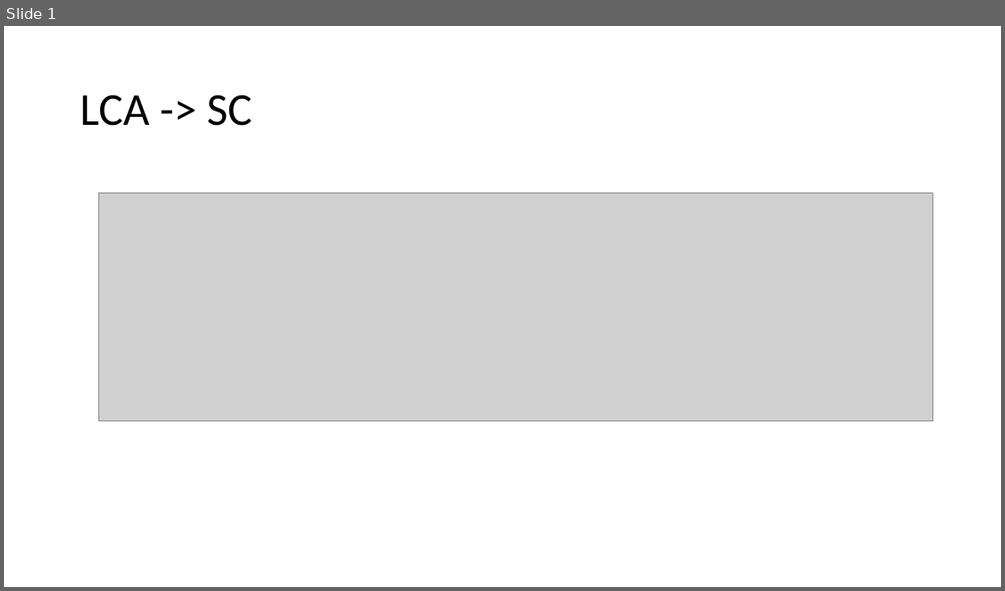
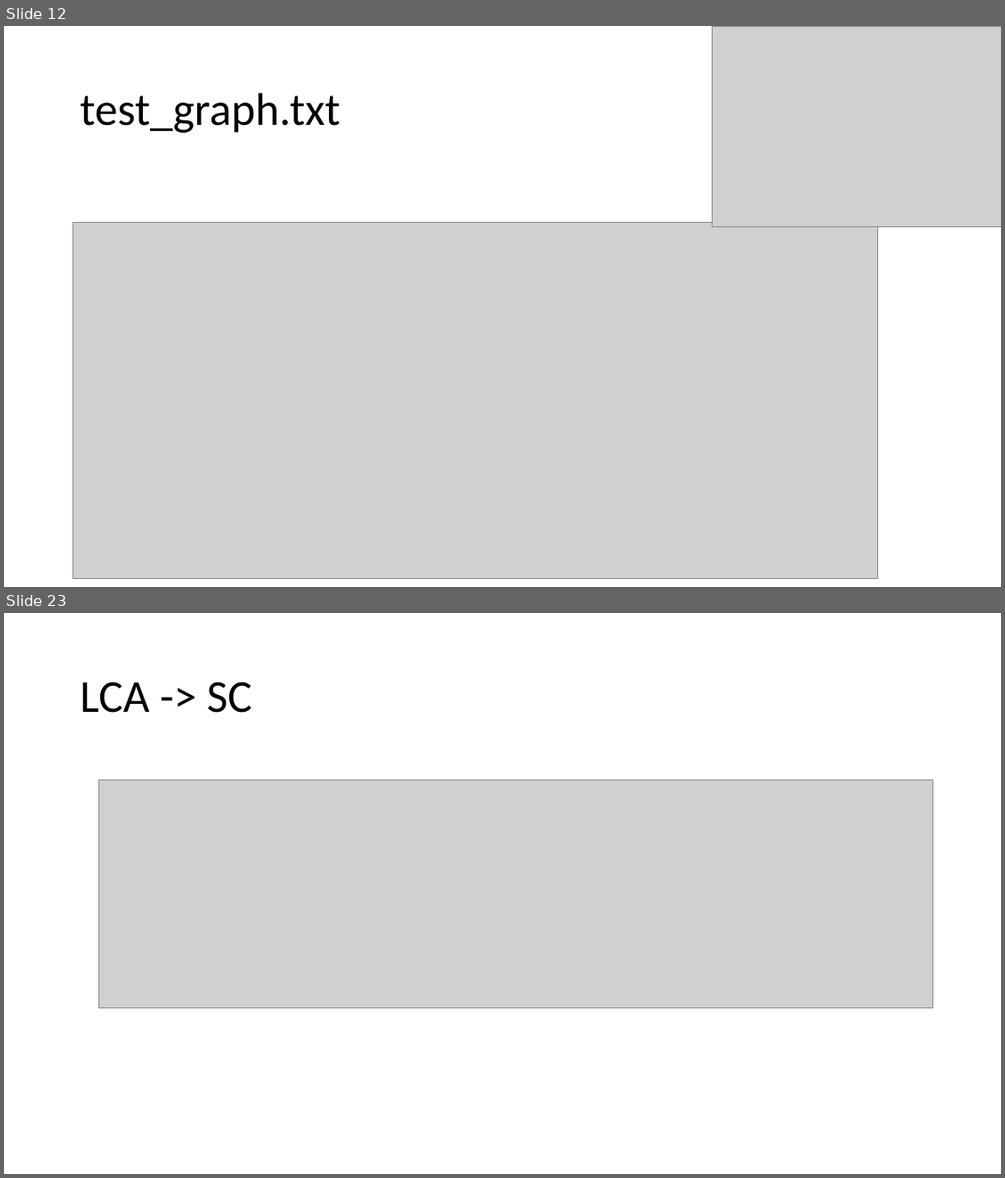
Before and after one commit to answerIII/Graph_Theory_LeetCode25, a slide deck: results/pres.pptx. Shown one above the other, each under a label of ours: slide 1 before the commit, slides 12 and 23 after it; the slides between them are not shown. The pictures are 1005x591 and 1005x1178 pixels, drawn with LibreOffice and Linux fonts; fonts in the diff are those of the drawing; grey boxes stand for pictures. Boxes give left, top, right and bottom in pixels: in the first picture for what was removed or moved away, otherwise in the second. Text is boxed around its words. In the diff, an @@ line names an element or a change of style, - is before the commit and + after.

```diff
--- a/results/pres.pptx
+++ b/results/pres.pptx
@@ slide 12 added at (x1=4, y1=26, x2=1001, y2=587), background #FFFFFF @@
@@ picture added at (x1=712, y1=26, x2=1001, y2=226) @@
@@ title added at (x1=80, y1=93, x2=340, y2=133), 44 pt, text #000000 @@
+test_graph.txt
@@ picture added at (x1=73, y1=223, x2=878, y2=579) @@
@@ what was slide 1 is now slide 23 @@
```
Also in this commit, not shown: 21 other slides added.
